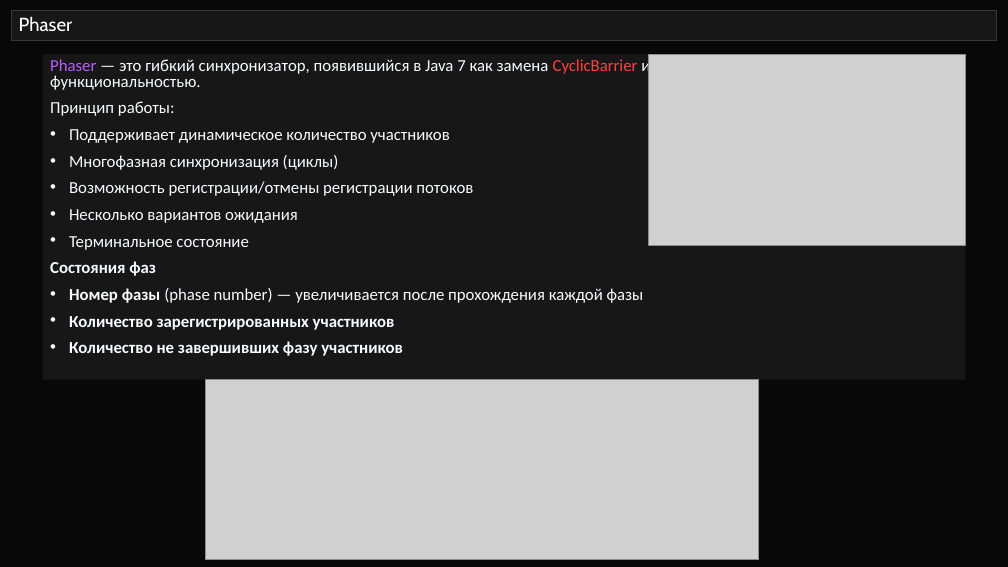
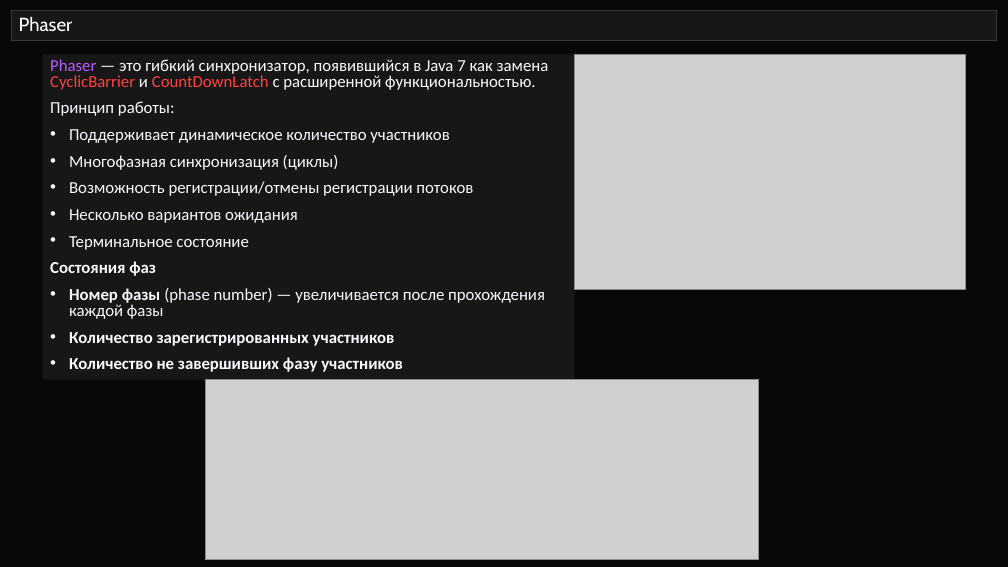
Before and after one commit to semusv/SIB_Concurrent, a slide deck: slide 27 of Concurrent_v1.pptx (slide 26 before the commit). Drawn at 1008x567 pixels with LibreOffice and Linux fonts; fonts in the diff are those of the drawing; grey boxes stand for pictures. Boxes give left, top, right and bottom in pixels: in the first picture for what was removed or moved away, otherwise in the second. Text is boxed around its words. In the diff, an @@ line names an element or a change of style, - is before the commit and + after.

```diff
--- a/Concurrent_v1.pptx
+++ b/Concurrent_v1.pptx
@@ rectangle "Phaser — это гибкий синхронизатор, ...": place and size @@
-rectangle "Phaser — это гибкий синхронизатор, ..." at (42,54,965,380)
+rectangle "Phaser — это гибкий синхронизатор, ..." at (42,54,574,380)
@@ picture: place and size @@
-picture at (649,54,966,245)
+picture at (575,54,966,290)
```
Also in this commit, not shown: 2 other slides changed, 1 slide added, 33 other files.
